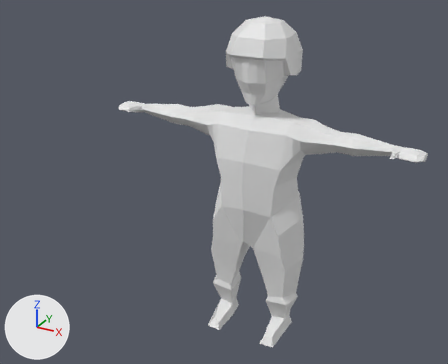
What one commit did to the FBX model CatEngine/Game files/AssetData/Models/Animations/player_walkcycle.fbx.
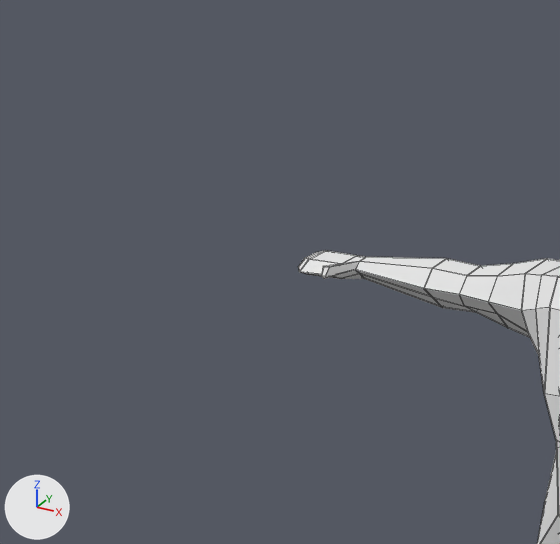
Each version is shown whole from a camera (50 mm lens) standing at (3.47, -7.32, 5.86) and looking at (-0.6, 0.09, 2.16), then close up on the part from 0% to 50% of the width and 0% to 60% of the height. The lights are fixed; the arrows at lower left show +X, +Y and +Z. The close-ups show mesh edges as thin lines. Where no turn or scale is listed for an object, it has been applied to the vertices.
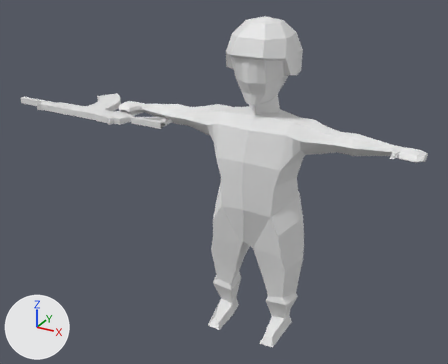
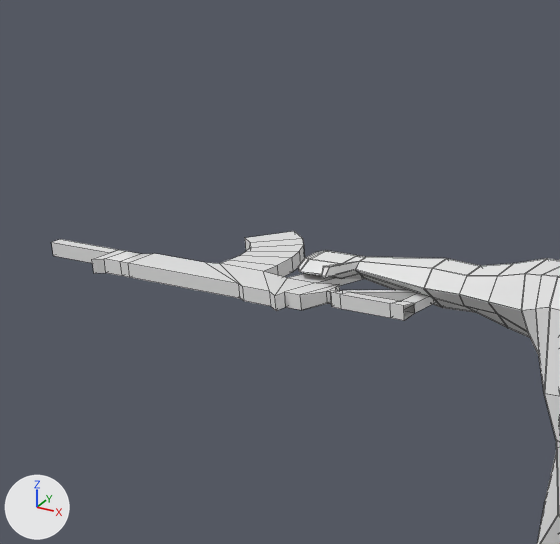
The newer file is also turned or shifted as a whole; pictures and numbers use the older file's frame.

Location of each change, [x1, y1, x2, y2] in pixels of the close-ups (560 x 544 px):
'Cube', added: after [52, 231, 435, 320]

The change in detail:
Mesh me_cube is new.
It has 106 vertices, 103 faces and spans x -1.95..0.73, y -0.57..0.57, z -0.05..0.05.
Object 'Cube' (ob_cube) is new; it shows me_cube.
Its location is (-2.103, -0.042, 3.051).
